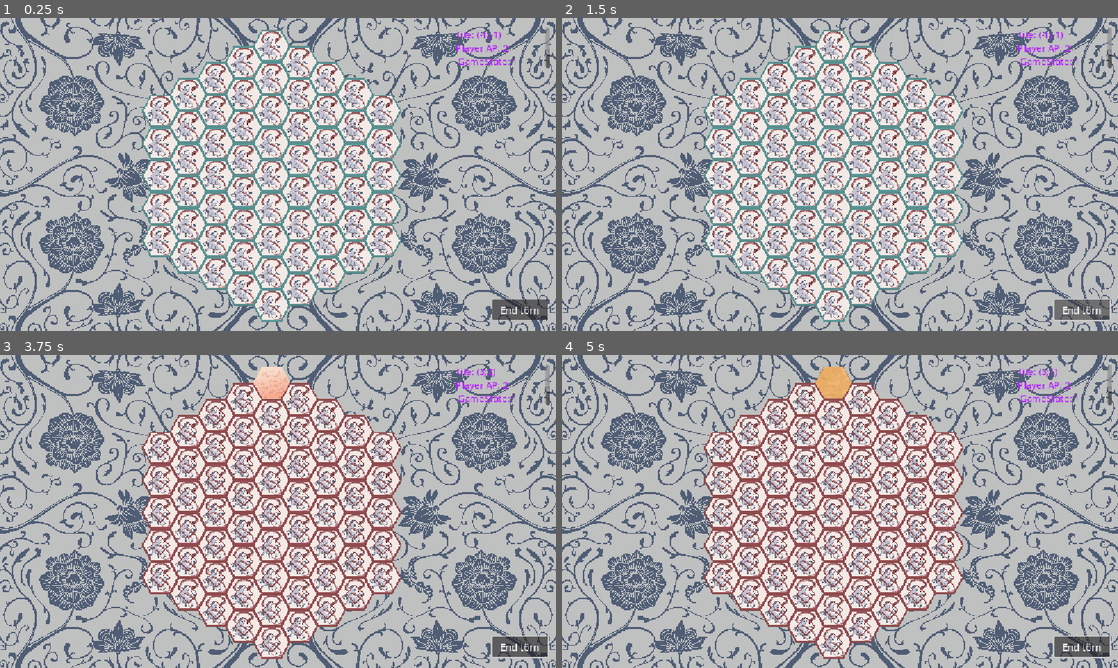
Above: before the commit, frames 1-4 (two rows, left to right).
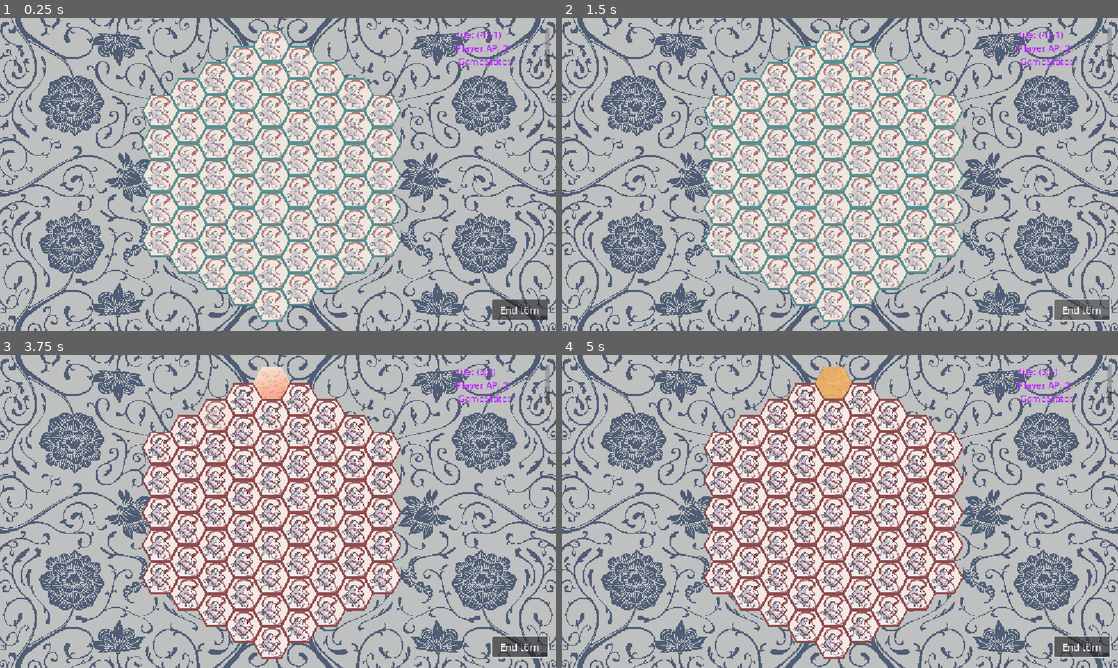
Above: after the commit, the same moments.

Repository: jy4be/gamejam-2025
Game: Godot game, scene res://root.tscn
Same seed, same stepped clock (60 frames per second), same inputs: the game is played once before the commit and once after it.
Inputs (mouse positions are in pixels of both pictures, inside the frame that each line leads up to):
- Up to frame 1 (0.25 s): no input
- Up to frame 2 (1.5 s): click "End törn" at 0.5 s; click "End törn" at 1.25 s
- Up to frame 3 (3.75 s): click "End törn" at 2 s; tap Enter at 2.75 s; move the mouse to (272, 383) at 2.77 s; hold E 2.78-3.53 s; click (272, 383) at 2.92 s; move the mouse to (216, 414) at 3.52 s; tap E at 3.6 s; click (216, 414) at 3.67 s
- Up to frame 4 (5 s): tap Space at 4.25 s; move the mouse to (834, 383) at 4.27 s; hold E from 4.28 s (still down); click (834, 383) at 4.42 s

The runs differ from the first frame. In frame 1, 5.8% of the frame differs, in the area x 26-71%, y 4-97%; in frame 2, 5.8%; in frame 3, less than 0.1%; in frame 4, nothing differs.

Commit message:
backfaceVariant

Diff:
--- a/Scripts/Tile.gd
+++ b/Scripts/Tile.gd
@@ -28,7 +28,7 @@
 func updateTileTexture() -> void:
 	selectable.visible = false
 	hover.visible = false
-	sprite.texture = load("res://Assets/Backface.png")
+	sprite.texture = load("res://Assets/BackfaceVariant.png")
 	#if isStateFlag(TILE_STATE.SELECTED):
 		#sprite.texture = load("res://Assets/Bestagon_flip.png")
 	if isStateFlag(TILE_STATE.HOVERED):
